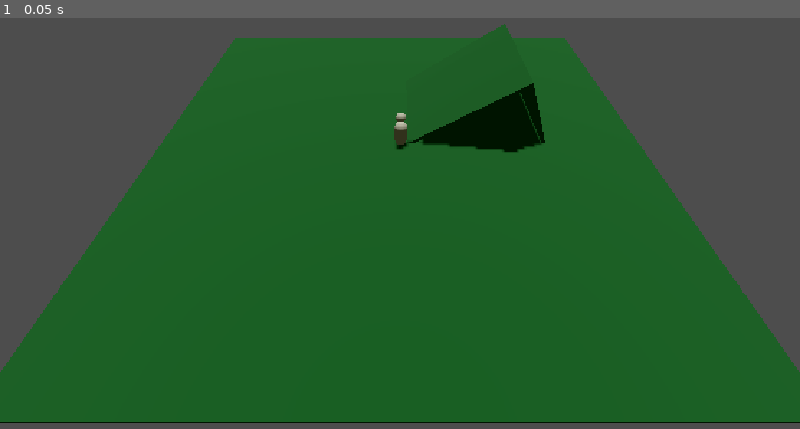
Above: before the commit, frame 1.
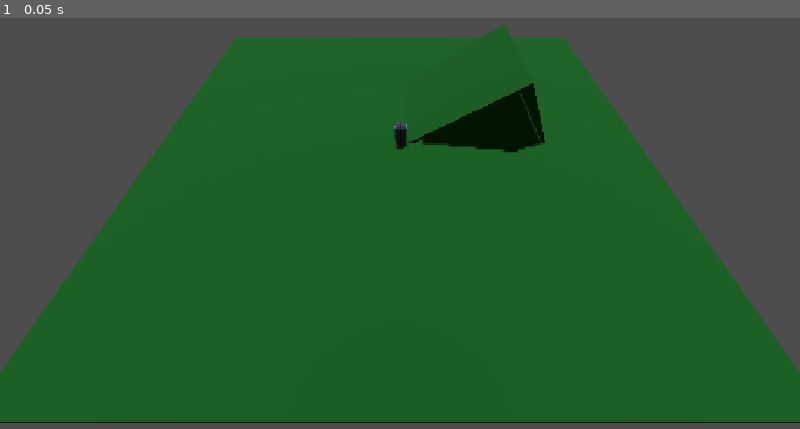
Above: after the commit, the same moment.

Repository: GLorenz90/legend-of-pandagator
Game: Godot game, scene res://scenes/main.tscn
The game is run twice, just before and just after one commit, with the same random seed, the same clock (stepped at 60 frames per second) and the same inputs. The engine's default icon, where the game draws it, is replaced by a stand-in: a white triangle on a blue panel in a dark square.
Inputs:
- Up to frame 1 (0.05 s): no input

The runs differ from the first frame. In frame 1, 0.1% of the frame differs, in the area x 49-51%, y 23-31%.

Commit message:
Jumping working

Diff:
--- /dev/null
+++ b/resources/meshes/test_body.tres
@@ -0,0 +1,3 @@
+[gd_resource type="CapsuleMesh" format=3 uid="uid://c0q23a4tc0hle"]
+
+[resource]
--- /dev/null
+++ b/resources/meshes/test_body_short.tres
@@ -0,0 +1,4 @@
+[gd_resource type="CapsuleMesh" format=3 uid="uid://bniko112ehxq1"]
+
+[resource]
+height = 1.0
--- a/scenes/characters/players/player_character.gd
+++ b/scenes/characters/players/player_character.gd
@@ -9,6 +9,8 @@
 
 const SHAPE_NORMAL: CapsuleShape3D = preload("res://resources/shapes/player_shape_normal.tres");
 const SHAPE_ROLL: CapsuleShape3D = preload("res://resources/shapes/player_shape_roll.tres");
+const BODY_NORMAL: CapsuleMesh = preload("res://resources/meshes/test_body.tres");
+const BODY_ROLL: CapsuleMesh = preload("res://resources/meshes/test_body_short.tres");
 
 #region PRIVATE VARS ===============================================================================
 var _input_buffer;
@@ -31,6 +33,7 @@
 var _action_time := 0.0;
 var _cur_action_duration := -1.0;
 var _recoil_dir := Vector3.ZERO;
+var _air_momentum := Vector3.ZERO;
 #endregion =========================================================================================
 
 #region BUILT IN FUNCTIONS =========================================================================
@@ -55,7 +58,7 @@
 func _process_inputs(_delta: float) -> void:
   _input_buffer = Global.input_manager.p1_input_buffer if is_p1 else Global.input_manager.p2_input_buffer;
   _in_move = _input_buffer[Enums.INPUT_BUFFER.MOVE];
-  _in_jump = _input_buffer[Enums.INPUT_BUFFER.JUMP_PRESSED];
+  _in_jump = _input_buffer[Enums.INPUT_BUFFER.JUMP_HELD];
   _in_roll = _input_buffer[Enums.INPUT_BUFFER.ROLL_PRESSED];
   _in_attack = _input_buffer[Enums.INPUT_BUFFER.ATTACK_PRESSED];
   _in_interact = _input_buffer[Enums.INPUT_BUFFER.INTERACT_PRESSED];
@@ -90,7 +93,14 @@
       horizontal = _recoil_dir * CharStats.HURT_KNOCKBACK_SPEED * falloff;
     _:
       # TODO: Interpolate
-      horizontal = _move_dir().normalized() * CharStats.WALK_SPEED * cur_rule.move;
+      var walk := _move_dir().normalized() * CharStats.WALK_SPEED;
+      if _air_momentum.is_zero_approx():
+        horizontal = walk;
+      else:
+        # Carried momentum holds its speed and direction. The stick can nudge it sideways
+        # or pull back to shorten the jump, but can't push past the carried speed.
+        horizontal = (_air_momentum + walk).limit_length(_air_momentum.length());
+      #/if
   #/match
 
   velocity.x = horizontal.x;
@@ -103,6 +113,10 @@
     velocity.y = clamp(velocity.y - (_gravity * delta), -Global.MAX_Y_SPEED, Global.MAX_Y_SPEED);
   #/if
   move_and_slide();
+
+  if is_on_floor():
+    _air_momentum = Vector3.ZERO;
+  #/if
 
   if cur_rule.turn && !_in_move.is_zero_approx():
     # TODO: Interpolate
@@ -165,8 +179,11 @@
   # Swap to the short capsule while rolling, keeping its base on the floor.
   if target == Enums.CHAR_STATES.ROLLING || prev == Enums.CHAR_STATES.ROLLING:
     var shape: CapsuleShape3D = SHAPE_ROLL if target == Enums.CHAR_STATES.ROLLING else SHAPE_NORMAL;
+    var mesh: CapsuleMesh = BODY_ROLL if target == Enums.CHAR_STATES.ROLLING else BODY_NORMAL;
     $Collision.shape = shape;
     $Collision.position.y = shape.height * 0.5;
+    $Model/Body.mesh = mesh;
+    $Model/Body.position.y  = $Collision.position.y;
   #/if
 
   match(target):
@@ -174,13 +191,14 @@
     Enums.CHAR_STATES.FREE, \
     Enums.CHAR_STATES.MIDAIR:
       pass;
-    Enums.CHAR_STATES.JUMPING: _start_jump();
+    Enums.CHAR_STATES.JUMPING: _start_jump(prev);
     Enums.CHAR_STATES.ROLLING: _start_roll();
     Enums.CHAR_STATES.INTERACT: _start_interact();
     Enums.CHAR_STATES.SWORD_1, \
     Enums.CHAR_STATES.SWORD_2:
       _start_attack();
-    Enums.CHAR_STATES.HURT: pass;
+    Enums.CHAR_STATES.HURT:
+      _air_momentum = Vector3.ZERO;
     _: pass;
 
   if debug_actions:
@@ -200,7 +218,8 @@
   if _is_neutral_state(_action):
     _return_to_neutral_state();
 
-  if (_action == Enums.CHAR_STATES.JUMPING) && velocity.y <= 0:
+  if (_action == Enums.CHAR_STATES.JUMPING) && (velocity.y <= 0 || !_in_jump):
+    velocity.y = velocity.y/2.0;
     _return_to_neutral_state();
 
   if _in_roll && _is_buffered(_buf_roll): _attempt_action(Enums.CHAR_STATES.ROLLING);
@@ -219,8 +238,12 @@
   return Enums.CHAR_STATES.SWORD_2 if _action == Enums.CHAR_STATES.SWORD_1 else Enums.CHAR_STATES.SWORD_1;
 #/_next_attack_state
 
-func _start_jump() -> void:
+func _start_jump(prev: Enums.CHAR_STATES) -> void:
   velocity.y = CharStats.JUMP_VELOCITY;
+  # Jumping out of a roll keeps the roll's speed and direction until we land.
+  if prev == Enums.CHAR_STATES.ROLLING:
+    _air_momentum = -global_basis.z * CharStats.ROLL_SPEED;
+  #/if
 #/_start_jump
 
 func _start_roll() -> void:
--- a/scenes/characters/players/player_character.tscn
+++ b/scenes/characters/players/player_character.tscn
@@ -3,12 +3,11 @@
 [ext_resource type="PackedScene" uid="uid://b6q1xfhb531nx" path="res://scenes/characters/character.tscn" id="1_7gakc"]
 [ext_resource type="Script" uid="uid://cylm4otlpxyoe" path="res://scenes/characters/players/player_character.gd" id="1_h3p8d"]
 [ext_resource type="Shape3D" uid="uid://70johm7o3e0g" path="res://resources/shapes/player_shape_normal.tres" id="2_ai33d"]
+[ext_resource type="CapsuleMesh" uid="uid://c0q23a4tc0hle" path="res://resources/meshes/test_body.tres" id="4_hq71a"]
+[ext_resource type="Texture2D" uid="uid://brkuhx7nvq20f" path="res://images/icon.svg" id="5_0dwey"]
 
-[sub_resource type="CapsuleMesh" id="CapsuleMesh_emk0u"]
-
-[sub_resource type="CapsuleMesh" id="CapsuleMesh_hq71a"]
-radius = 0.37646484
-height = 0.7529297
+[sub_resource type="StandardMaterial3D" id="StandardMaterial3D_hq71a"]
+albedo_texture = ExtResource("5_0dwey")
 
 [node name="PlayerCharacter" unique_id=1869617066 instance=ExtResource("1_7gakc")]
 script = ExtResource("1_h3p8d")
@@ -19,10 +18,7 @@
 [node name="Collision" parent="." index="0" unique_id=1139686417]
 shape = ExtResource("2_ai33d")
 
-[node name="Body" type="MeshInstance3D" parent="Model" parent_id_path=PackedInt32Array(544756948) index="0" unique_id=129692240]
-transform = Transform3D(1, 0, 0, 0, 1, 0, 0, 0, 1, 0, 1, 0)
-mesh = SubResource("CapsuleMesh_emk0u")
-
-[node name="Face" type="MeshInstance3D" parent="Model" parent_id_path=PackedInt32Array(544756948) index="1" unique_id=68170083]
-transform = Transform3D(1, 0, 0, 0, 1, 0, 0, 0, 1, 0, 2.159998, -0.3498455)
-mesh = SubResource("CapsuleMesh_hq71a")
+[node name="Body" type="MeshInstance3D" parent="Model" parent_id_path=PackedInt32Array(544756948) index="0" unique_id=841814159]
+transform = Transform3D(-1, 0, -8.742278e-08, 0, 1, 0, 8.742278e-08, 0, -1, 0, 1.0043828, 0)
+mesh = ExtResource("4_hq71a")
+surface_material_override/0 = SubResource("StandardMaterial3D_hq71a")
Binary file removed: images/character/WolfDash.png
Not shown, removed: images/character/WolfDash.png.import
Binary file removed: images/character/WolfFall.png
Not shown, removed: images/character/WolfFall.png.import
Binary file removed: images/character/WolfHurt.png
Not shown, removed: images/character/WolfHurt.png.import
Binary file removed: images/character/WolfIdle.png
Not shown, removed: images/character/WolfIdle.png.import
Binary file removed: images/character/WolfJump.png
Not shown, removed: images/character/WolfJump.png.import
Binary file removed: images/character/WolfJumpAttack.png
Not shown, removed: images/character/WolfJumpAttack.png.import
(and 14 more such lines)
